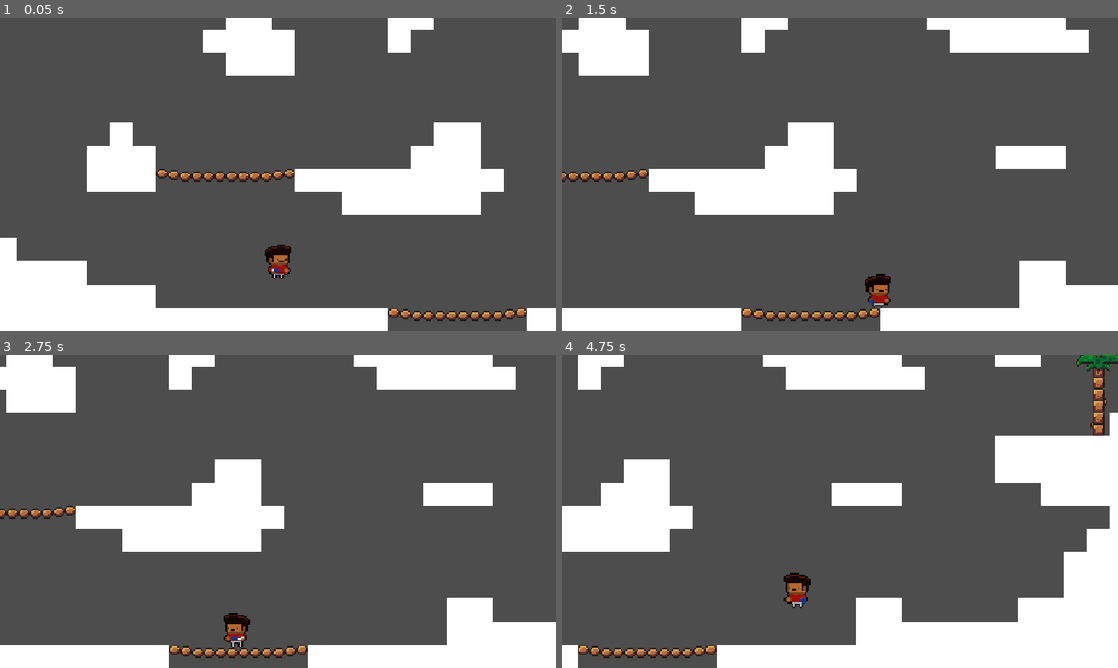
Above: before the commit, frames 1-4 (two rows, left to right).
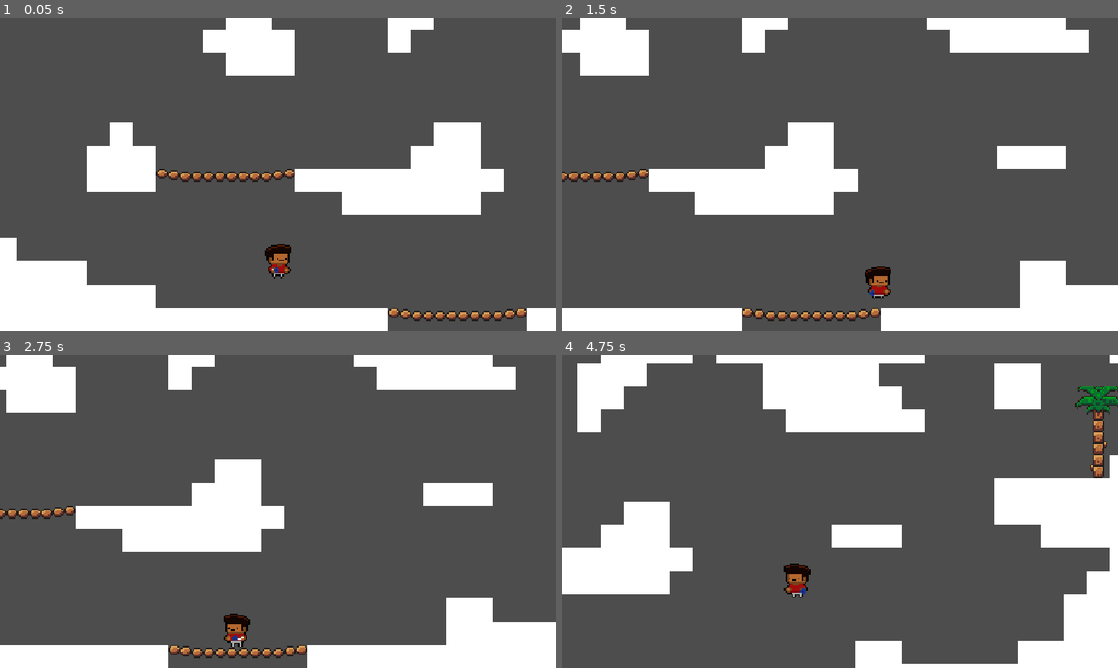
Above: after the commit, the same moments.

Repository: DaxDuggal/Resonance
Game: Godot game, scene res://scenes/game.tscn
The game is run twice, just before and just after one commit, with the same random seed, the same clock (stepped at 60 frames per second) and the same inputs.
Inputs:
- Up to frame 1 (0.05 s): no input
- Up to frame 2 (1.5 s): tap Enter (ui_accept) at 0.5, 0.77, 0.8, 1.07, 1.35 s; hold Right (ui_right) from 0.53 s (still down); tap Shift (ui_shift) at 0.6 s
- Up to frame 3 (2.75 s): tap Enter (ui_accept) at 1.52, 1.82, 2.3 s; tap Shift (ui_shift) at 1.55, 2.1 s; release Right (ui_right) at 2.03 s; hold Left (ui_left) from 2.03 s (still down)
- Up to frame 4 (4.75 s): release Left (ui_left) at 2.78 s; hold Right (ui_right) 2.78-4.28 s; tap Shift (ui_shift) at 2.85, 4.35 s; tap Enter (ui_accept) at 3.02, 3.32, 3.6, 3.77, 4.07, 4.52 s; hold Left (ui_left) from 4.28 s (still down)

The runs differ from the first frame. In frame 1, 0.1% of the frame differs, in the area x 47-53%, y 72-84%; in frame 2, 0.7%; in frame 3, 0.2%; in frame 4, 31%, in the area x 0-100%, y 0-100%.

Commit message:
Fixed various bugs in player.gd

Diff:
--- a/scripts/player.gd
+++ b/scripts/player.gd
@@ -1,6 +1,7 @@
 extends CharacterBody2D
 
 # Movement constants
+@onready var sprite := $AnimatedSprite2D
 const MAX_SPEED = 150.0
 const MAX_AIR_SPEED = 140.0
 const ACCELERATION = 1200.0
@@ -21,8 +22,6 @@
 var facing_direction: int = 1  # 1 for right, -1 for left
 var was_dashing_on_land: bool = false
 var dash_speed: float = DASH_SPEED # Balance supers and hypers
-const DASH_COOLDOWN = 0.01  # Minimum time between dashes (Prevent tas from dashing too fast)
-var dash_cooldown_timer: float = 0.0
 
 # Wavedash
 const WAVEDASH_INPUT_WINDOW = 0.20  # Percent of a second
@@ -47,6 +46,10 @@
 const JUMP_BUFFER_TIME = 0.1
 var jump_buffer_timer: float = 0.0
 var jump_buffered: bool = false
+
+# Apex Hang
+const APEX_THRESHOLD = 40.0     # How close to the top of the jump counts as "apex"
+const APEX_GRAVITY_MULT = 0.75   # Lower = floatier apex
 
 # Assymetric Gravity
 const FALL_GRAVITY_MULT = 1.2  # Higher = snappier falls (1.5–2.2)
@@ -72,7 +75,7 @@
 func _physics_process(delta: float) -> void:
 
 	# ========== DASH ==========
-	if Input.is_action_just_pressed("ui_shift") and dash_available and not is_dashing and dash_cooldown_timer <= 0:
+	if Input.is_action_just_pressed("ui_shift") and dash_available and not is_dashing:
 		# Read both axes for 8-direction dash
 		var dx := Input.get_axis("ui_left", "ui_right")
 		var dy := Input.get_axis("ui_up", "ui_down")  # up is negative in Godot
@@ -90,7 +93,6 @@
 		dash_timer = DASH_DURATION
 		dash_available = false
 		landing_lag_timer = 0.0
-		dash_cooldown_timer = DASH_COOLDOWN
 
 	if is_dashing:
 		dash_timer -= delta
@@ -117,6 +119,7 @@
 			coyote_timer = 0.0
 			dash_available = true
 			wavedash_window_timer = 0.0
+			wavedash_just_performed = true
 
 	# ========== DASH ==========
 		elif dash_timer <= 0:
@@ -157,7 +160,7 @@
 		dash_available = true
 		is_dashing = false
 	# Variable Jump Height
-	if Input.is_action_just_released("ui_accept") and velocity.y < 0 and not is_dashing:
+	if Input.is_action_just_released("ui_accept") and velocity.y < 0 and not is_dashing and velocity.y < -100:
 		velocity.y *= JUMP_CUT_MULTIPLIER
 
 	# ========== GRAVITY ==========
@@ -166,12 +169,15 @@
 		if post_dash_recovery_timer > 0:
 			gravity_mult = POST_DASH_GRAVITY_MULT
 			post_dash_recovery_timer -= delta
+		elif abs(velocity.y) < APEX_THRESHOLD:
+			gravity_mult = APEX_GRAVITY_MULT
 		elif velocity.y > 0:
 			gravity_mult = FALL_GRAVITY_MULT
 
 		# ========== WALL CLING ==========
 		if is_next_to_wall and velocity.y > 0 and ((wall_normal.x < 0 and velocity.x > 0) or (wall_normal.x > 0 and velocity.x < 0)): # +
 			gravity_mult *= WALL_CLING_GRAVITY_MULT # +
+			velocity.y = min(velocity.y, 120.0)
 
 		velocity.y += GRAVITY * gravity_mult * delta
 		velocity.y = min(velocity.y, MAX_FALL_SPEED)
@@ -211,6 +217,7 @@
 		jump_buffered = false
 		dash_available = true
 		is_dashing = false
+		coyote_timer = 0.0
 
 	# ========== COYOTE TIME ==========
 	if is_on_floor():
@@ -231,14 +238,11 @@
 			jump_buffered = false
 			wavedash_just_performed = false
 
-	if dash_cooldown_timer > 0:
-		dash_cooldown_timer -= delta
+	if wavedash_window_timer > 0:
+		wavedash_window_timer -= delta
 
 	# ========== SPRITE FLIP ==========
-	if facing_direction == -1:
-		$AnimatedSprite2D.scale.x = -1
-	else:
-		$AnimatedSprite2D.scale.x = 1
+	sprite.flip_h = facing_direction == -1
 
 	# ========== APPLY MOVEMENT ==========
 	fall_speed = velocity.y
